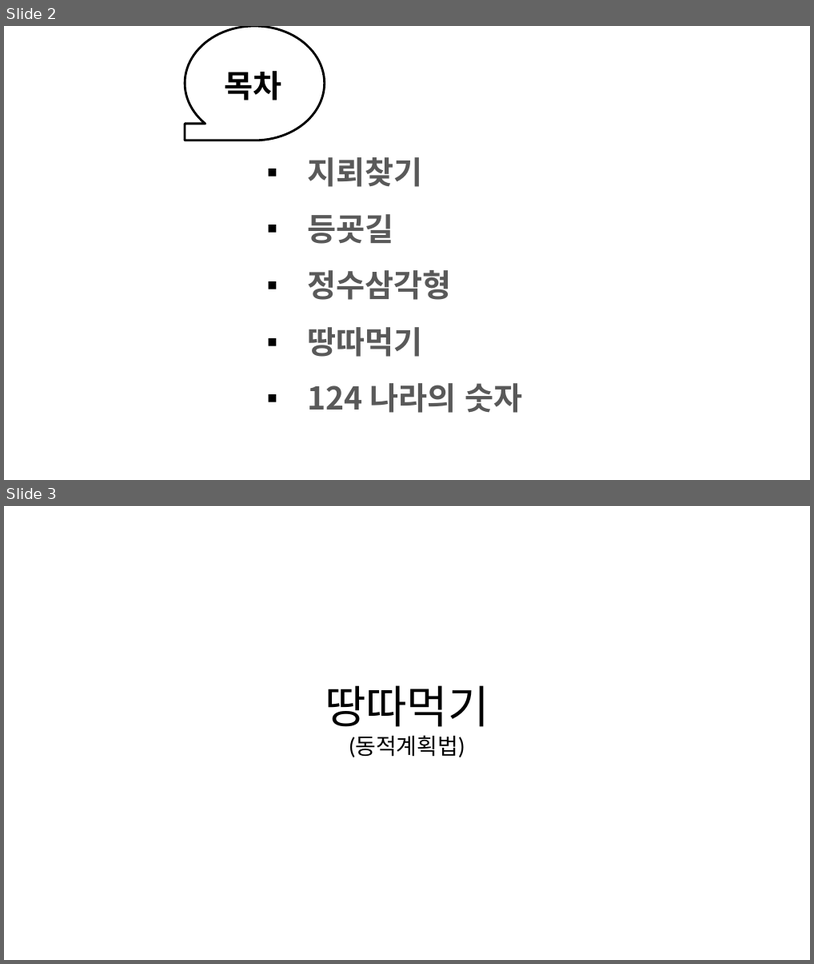
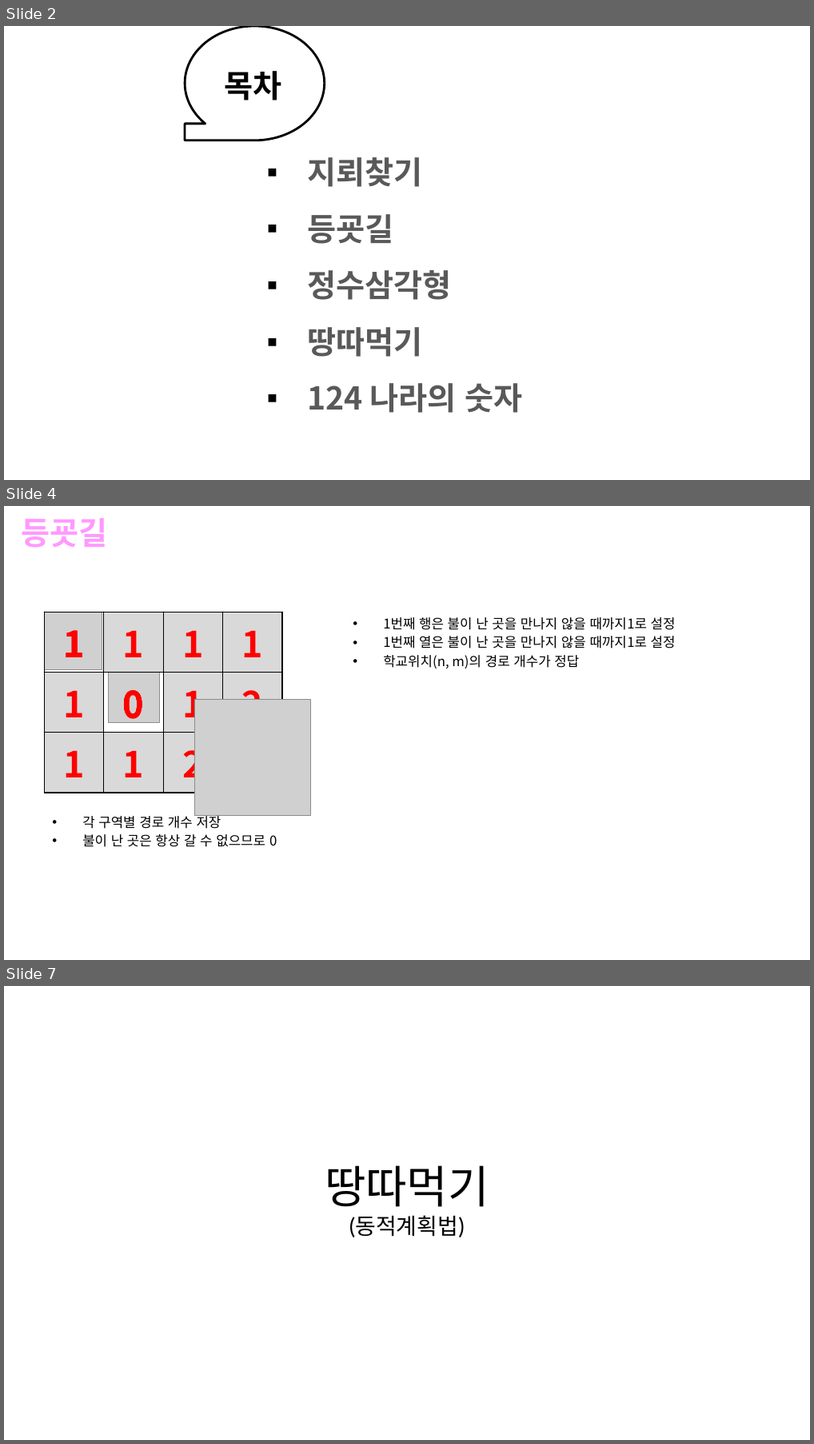
Before and after one commit to sunminky/algorythmStudy, a slide deck: 개인공부/알고리즘 스터디/5주차/알쓰5주차.pptx. Shown one above the other, each under a label of ours: slides 2 and 3 before the commit, slides 2, 4 and 7 after it; the slides between them are not shown. The pictures are 814x964 and 814x1444 pixels, drawn with LibreOffice and Linux fonts; fonts in the diff are those of the drawing; grey boxes stand for pictures; background and template pictures are left out. Boxes give left, top, right and bottom in pixels: in the first picture for what was removed or moved away, otherwise in the second. Text is boxed around its words. In the diff, an @@ line names an element or a change of style, - is before the commit and + after.

```diff
--- a/개인공부/알고리즘 스터디/5주차/알쓰5주차.pptx
+++ b/개인공부/알고리즘 스터디/5주차/알쓰5주차.pptx
@@ slide 4 added at (4,506,810,960), background picture (left out) @@
@@ title added at (22,518,108,548), 28 pt, text #FF99FF, bold @@
+등굣길
@@ picture added at (44,612,102,669) @@
@@ table added at (44,612,283,787), 3 rows, 4 columns @@
+ |  |  | 
+ |  |  | 
+ |  |  | 
@@ table added at (44,612,283,787), 3 rows, 4 columns @@
+1 |  |  | 
+ | 0 |  | 
+ |  |  | 
@@ table added at (44,612,283,787), 3 rows, 4 columns @@
+1 | 1 | 1 | 1
+1 | 0 |  | 
+1 |  |  | 
@@ table added at (44,612,283,787), 3 rows, 4 columns @@
+1 | 1 | 1 | 1
+1 | 0 | 1+0 | 1+1
+1 |  |  | 
@@ table added at (44,612,283,790), 3 rows, 4 columns @@
+1 | 1 | 1 | 1
+1 | 0 | 1 | 2
+1 | 0+1 | 1+1 | 2+2
@@ table added at (44,612,283,787), 3 rows, 4 columns @@
+1 | 1 | 1 | 1
+1 | 0 | 1 | 2
+1 | 1 | 2 | 4
@@ text added at (383,617,676,668), 12 pt, text #000000 @@
+• 1번째 행은 불이 난 곳을 만나지 않을 때까지1로 설정
+• 1번째 열은 불이 난 곳을 만나지 않을 때까지1로 설정
+• 학교위치(n, m)의 경로 개수가 정답
@@ picture added at (109,672,160,722) @@
@@ picture added at (195,700,310,815) @@
@@ text added at (82,813,277,847), 12 pt, text #000000 @@
+• 각 구역별 경로 개수 저장
+• 불이 난 곳은 항상 갈 수 없으므로 0
@@ what was slide 3 is now slide 7 @@
```
Also in this commit, not shown: 3 other slides added.
